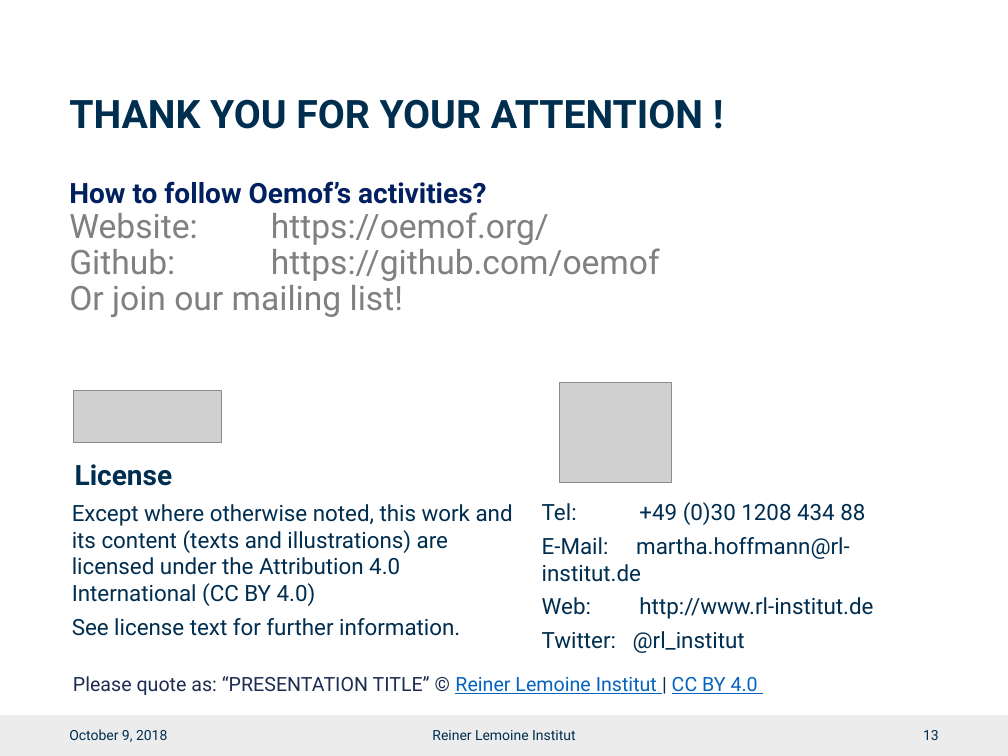
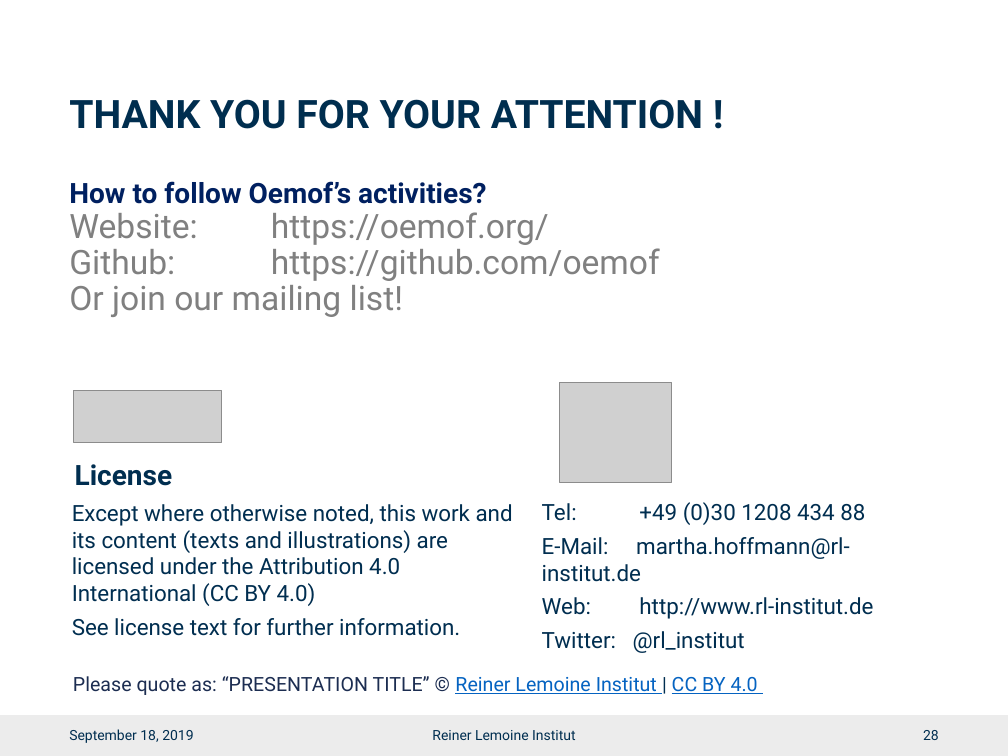
Before and after one commit to smartie2076/oemof_workshop, a slide deck: slide 29 of Oemof_Workshop_07_Constraints.pptx (slide 14 before the commit). Drawn at 1008x756 pixels with LibreOffice and Linux fonts; fonts in the diff are those of the drawing; grey boxes stand for pictures; background and template pictures are left out. Boxes give left, top, right and bottom in pixels: in the first picture for what was removed or moved away, otherwise in the second. Text is boxed around its words. In the diff, an @@ line names an element or a change of style, - is before the commit and + after.

```diff
--- a/Oemof_Workshop_07_Constraints.pptx
+++ b/Oemof_Workshop_07_Constraints.pptx
@@ text at [69,729,193,743]: text changed @@
-October 9, 2018
+September 18, 2019
@@ page number at [923,730,939,740]: text changed @@
-13
+28
```
Also in this commit, not shown: 8 other slides changed, 19 slides added, 4 slides removed, 48 other files.
